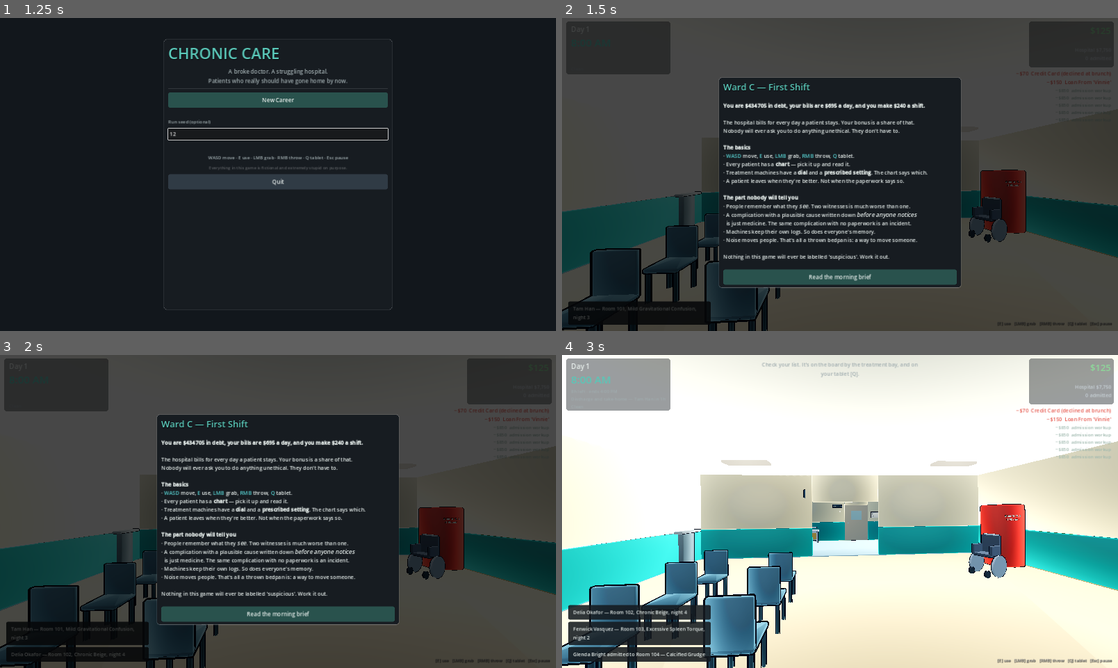
Above: before the commit, frames 1-4 (two rows, left to right).
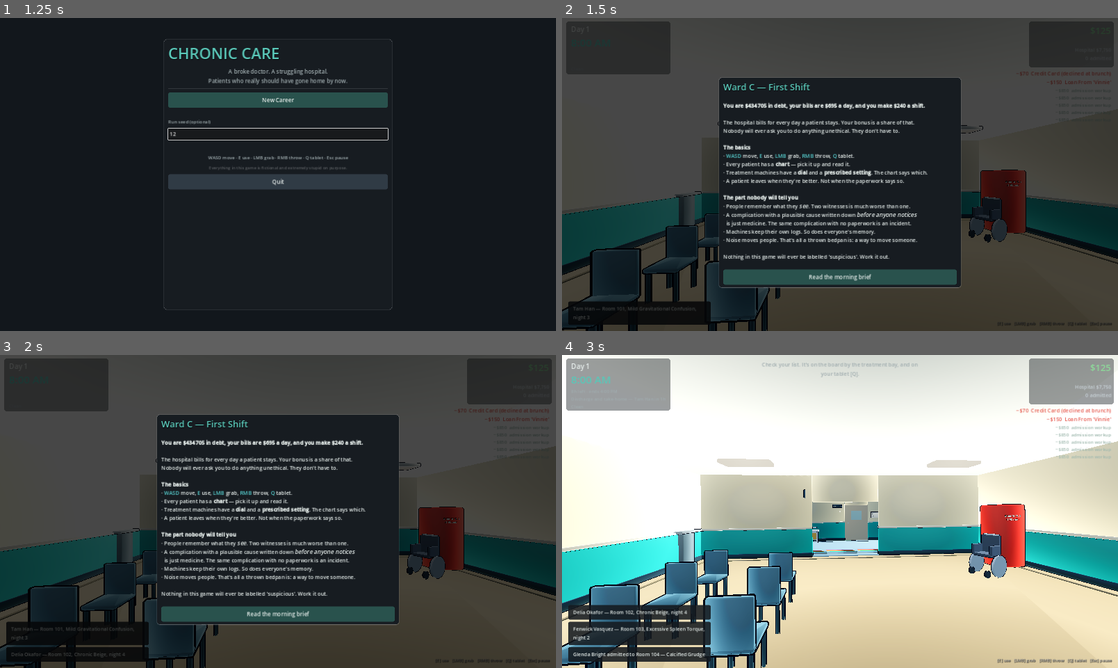
Above: after the commit, the same moments.

Repository: masonobegi/crypts-of-chaos
Game: Godot game, scene res://scenes/Boot.tscn
Same seed, same stepped clock (60 frames per second), same inputs: the game is played once before the commit and once after it.
Inputs (mouse positions are in pixels of both pictures, inside the frame that each line leads up to):
- Up to frame 1 (1.25 s): click (278, 133) at 0.52 s; type "12" at 0.6 s
- Up to frame 2 (1.5 s): click "New Career" at 1.25 s
- Up to frame 3 (2 s): no input
- Up to frame 4 (3 s): click "Read the morning brief" at 2 s; click "Clock in" at 2.75 s

Frame 1 is identical in both runs. In frame 2, 1.2% of the frame differs, in the area x 0-100%, y 33-85%; in frame 3, 1.2%; in frame 4, 24%, in the area x 0-100%, y 33-100%.

Commit message:
It looked like blocky junk

Diff:
--- a/scripts/util/build.gd
+++ b/scripts/util/build.gd
@@ -323,7 +323,16 @@
 	lamp.shadow_enabled = false
 	lamp.light_specular = 0.15
 	root.add_child(lamp)
-	root.add_child(mi(box_mesh(Vector3(1.1, 0.06, 0.35)), unshaded(color), Vector3(0, 0.06, 0)))
+	# A fitting, not a floating slab. A dark housing with a lit panel recessed
+	# into it: the housing gives the ceiling — which is otherwise a single
+	# unbroken plane across the top third of every interior shot — something to
+	# be interrupted by, and the recess is what makes the panel read as a light
+	# rather than as a white rectangle somebody left up there.
+	var housing := mi(rbox_mesh(Vector3(1.26, 0.10, 0.48), 0.035),
+		mat(Color(0.86, 0.87, 0.85), 0.5, 0.0, Color(0, 0, 0), 0.012), Vector3(0, 0.055, 0))
+	root.add_child(housing)
+	root.add_child(mi(rbox_mesh(Vector3(1.08, 0.05, 0.33), 0.02), unshaded(color),
+		Vector3(0, 0.015, 0)))
 	return root
 
 # ------------------------------------------------------------------ palette
@@ -341,7 +350,7 @@
 const FLOOR_B := Color(0.66, 0.75, 0.72)
 const WALL_LOWER := Color(0.22, 0.62, 0.60)
 const WALL_UPPER := Color(0.94, 0.90, 0.78)
-const CEILING := Color(0.84, 0.84, 0.80)
+const CEILING := Color(0.76, 0.77, 0.75)
 const TRIM := Color(0.13, 0.50, 0.54)
 const BED_FRAME := Color(0.90, 0.92, 0.95)
 const LINEN := Color(0.96, 0.97, 0.99)
--- a/scripts/world/furniture.gd
+++ b/scripts/world/furniture.gd
@@ -251,6 +251,23 @@
 	_prop(h, "wheelchair", Vector3(9.5, 0.55, z + 1.2), 0.4)
 	_prop(h, "wheelchair", Vector3(30.5, 0.55, z - 1.2), -1.1)
 	_iv_stand(h, Vector3(17.0, 0, z + 1.3))
+	# Wayfinding stripes down the floor.
+	#
+	# Three painted lines along the south side of the corridor, which is exactly
+	# what a real hospital does and exactly what this floor was missing: sixty-two
+	# metres of unbroken pale blue with nothing on it to measure your own
+	# progress against. They also give the eye something to follow towards the
+	# far end, which had been reading as a white void.
+	var stripes := [
+		[0.72, Color(0.16, 0.62, 0.66)],
+		[0.88, Color(0.94, 0.68, 0.24)],
+		[1.04, Color(0.84, 0.36, 0.44)],
+	]
+	for st in stripes:
+		var strip := Build.box_mi(Vector3(61.0, 0.012, 0.09), st[1],
+			Vector3(15.0, 0.008, float(st[0])), 0.5, 0.0)
+		h.add_child(strip)
+
 	# Benches along the corridor wall, clear of every doorway.
 	#
 	# The pair used to sit at 11.0 and 12.4, and ward 102's opening starts at
--- a/scripts/world/hospital.gd
+++ b/scripts/world/hospital.gd
@@ -106,23 +106,50 @@
 		Vector3(0, WALL_H, 0), 0.85, 0.0)
 	r.add_child(c)
 
+	# An inlaid border a foot in from the walls, in a darker shade of the room's
+	# own floor. Four thin strips per room, and it is the difference between a
+	# floor and a coloured plane: a border tells you where the room ENDS, gives
+	# the eye a scale to measure the space against, and makes the middle of the
+	# room read as somewhere deliberately left clear rather than as somewhere
+	# nothing was put.
+	var band := tint.darkened(0.34)
+	var inset := 0.45
+	var w: float = r.rect.size.x - inset * 2.0
+	var d: float = r.rect.size.y - inset * 2.0
+	if w > 1.0 and d > 1.0:
+		for edge in [Vector3(0, 0, -d * 0.5), Vector3(0, 0, d * 0.5)]:
+			r.add_child(Build.box_mi(Vector3(w, 0.014, 0.09), band,
+				edge + Vector3(0, 0.008, 0), 0.6, 0.0))
+		for edge2 in [Vector3(-w * 0.5, 0, 0), Vector3(w * 0.5, 0, 0)]:
+			r.add_child(Build.box_mi(Vector3(0.09, 0.014, d), band,
+				edge2 + Vector3(0, 0.008, 0), 0.6, 0.0))
+
 ## A different, bright floor per room kind. These are how you know which room
 ## you are in from the doorway, so they are proper colours rather than eleven
 ## shades of the same grey — which is what they were, and it is why the whole
 ## floor plan read as one continuous corridor.
+## Roughly a fifth darker than the first pass across the board.
+##
+## Every one of these was chosen against a flat grey scene and then the lighting
+## was raised to make the building bright — so by the time there was an ambient
+## term, a key, a fill and a ceiling lamp every five metres, a ward floor at
+## 0.74 was clipping to white and everything standing on it lost its footing.
+## Floors are the largest surface in shot and they should be the DARKEST of the
+## three planes, not the brightest: props read against them, characters cast
+## onto them, and the walls above them get to be the bright thing.
 func _floor_colour(kind: String) -> Color:
 	match kind:
-		"corridor": return Color(0.66, 0.75, 0.78)
-		"ward": return Color(0.74, 0.81, 0.72)
-		"lobby": return Color(0.78, 0.72, 0.60)
-		"station": return Color(0.58, 0.74, 0.80)
-		"treatment": return Color(0.64, 0.76, 0.84)
-		"supply": return Color(0.74, 0.68, 0.56)
-		"bathroom": return Color(0.70, 0.80, 0.86)
-		"office": return Color(0.72, 0.56, 0.44)
-		"intake": return Color(0.84, 0.71, 0.60)
-		"radiology": return Color(0.60, 0.68, 0.84)
-		"day_room": return Color(0.80, 0.72, 0.50)
+		"corridor": return Color(0.52, 0.62, 0.68)
+		"ward": return Color(0.56, 0.66, 0.57)
+		"lobby": return Color(0.62, 0.56, 0.45)
+		"station": return Color(0.44, 0.60, 0.68)
+		"treatment": return Color(0.48, 0.62, 0.72)
+		"supply": return Color(0.58, 0.52, 0.42)
+		"bathroom": return Color(0.54, 0.66, 0.74)
+		"office": return Color(0.56, 0.41, 0.31)
+		"intake": return Color(0.70, 0.56, 0.46)
+		"radiology": return Color(0.45, 0.53, 0.70)
+		"day_room": return Color(0.66, 0.58, 0.38)
 	return Build.FLOOR_A
 
 func _build_room_lights(r: Room) -> void:
@@ -229,6 +256,30 @@
 	var upper := Vector3(size.x, WALL_H - lower_h, size.z)
 	add_child(Build.opaque_wall(lower, Build.WALL_LOWER, mid + Vector3(0, lower_h * 0.5, 0), 0.0, 0.0))
 	add_child(Build.opaque_wall(upper, Build.WALL_UPPER, mid + Vector3(0, lower_h + upper.y * 0.5, 0), 0.0, 0.0))
+
+	# A skirting board and a dado rail, both proud of the wall by three
+	# centimetres and both outlined.
+	#
+	# Cheap, and out of all proportion to what they cost. A flat two-tone wall
+	# is a gradient with a line across it; the same wall with a rail on the seam
+	# and a skirting at the floor has EDGES, and edges are what the eye uses to
+	# decide whether a room was built or generated. They also stop the floor and
+	# the wall meeting in a single ambiguous corner, which was most of why the
+	# rooms read as empty boxes.
+	var out := Vector3(0.0, 0.0, WALL_T * 0.45) if horizontal else Vector3(WALL_T * 0.45, 0.0, 0.0)
+	var rail_len := Vector3(size.x, 0.075, WALL_T * 0.55) if horizontal \
+		else Vector3(WALL_T * 0.55, 0.075, size.z)
+	var skirt_len := Vector3(size.x, 0.16, WALL_T * 0.7) if horizontal \
+		else Vector3(WALL_T * 0.7, 0.16, size.z)
+	# The rail is PALE and the skirting is DARK, which is the wrong way round
+	# from how it was first written and the reason none of it showed: a dark
+	# teal skirting under a teal dado is the same wall with a slightly different
+	# teal at the bottom. What reads is contrast against what it sits on.
+	for side in [1.0, -1.0]:
+		add_child(Build.box_mi(rail_len, Color(0.95, 0.93, 0.86),
+			mid + out * side + Vector3(0, lower_h, 0), 0.55))
+		add_child(Build.box_mi(skirt_len, Color(0.17, 0.22, 0.27),
+			mid + out * side + Vector3(0, 0.08, 0), 0.6))
 
 func _lintel(a: Vector3, b: Vector3) -> void:
 	var length := a.distance_to(b)
Not shown, changed: PROGRESS_LOG.md
